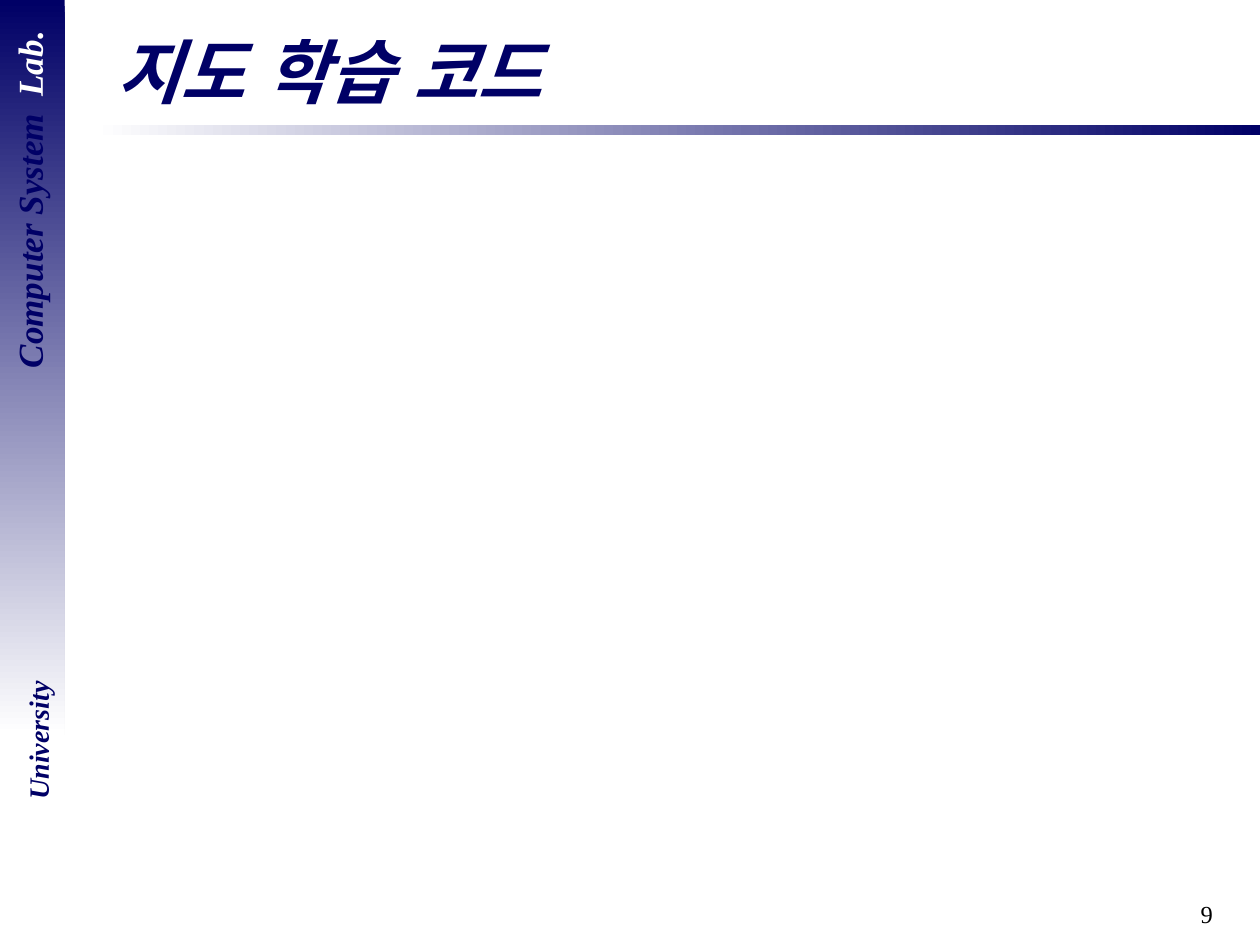
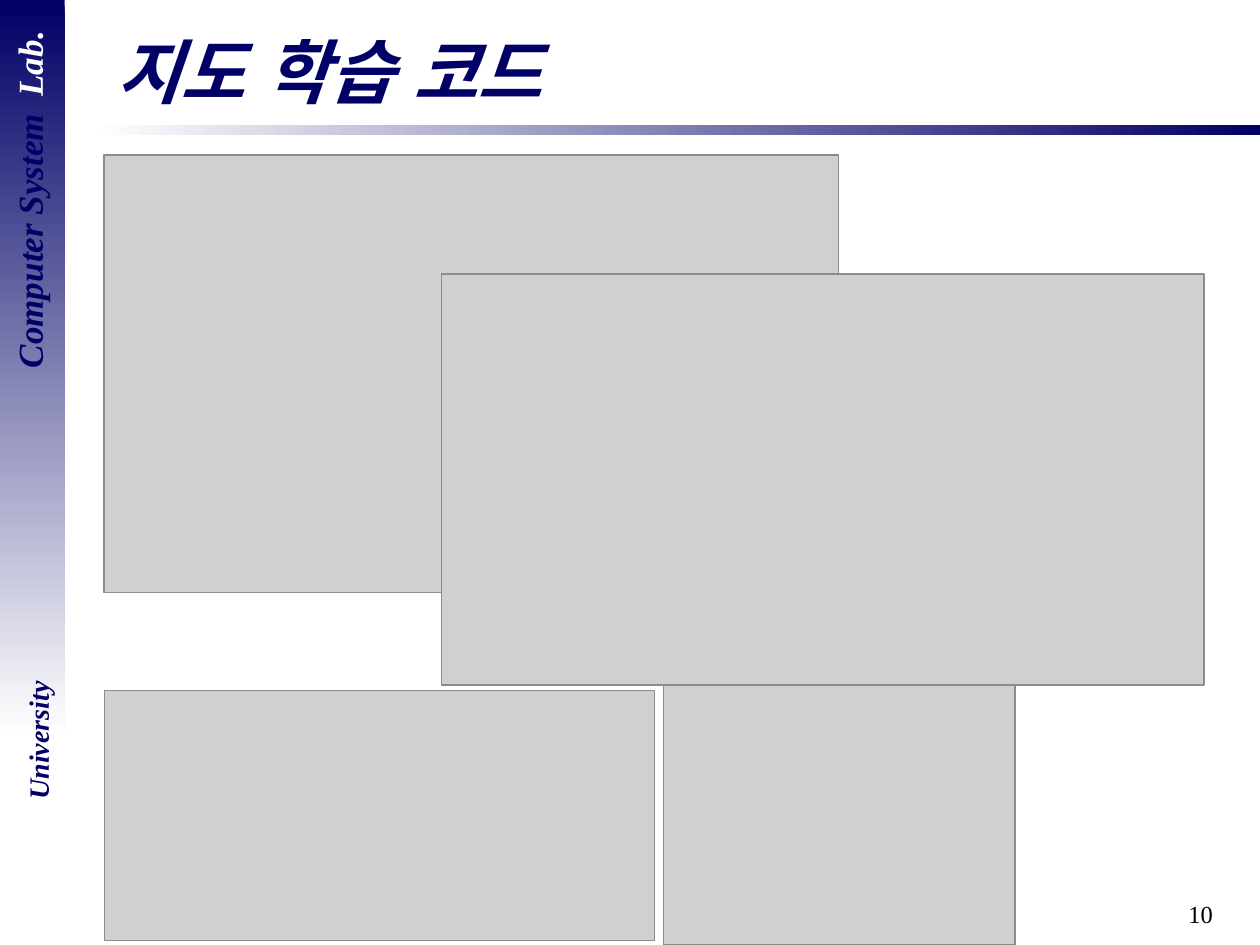
Before and after one commit to DevelopLee20/SNN, a slide deck: slide 10 of cs semina/06_Serogate-1.pptx (slide 9 before the commit). Drawn at 1260x945 pixels with LibreOffice and Linux fonts; fonts in the diff are those of the drawing; grey boxes stand for pictures; background and template pictures are left out. Boxes give left, top, right and bottom in pixels: in the first picture for what was removed or moved away, otherwise in the second. Text is boxed around its words. In the diff, an @@ line names an element or a change of style, - is before the commit and + after.

```diff
--- a/cs semina/06_Serogate-1.pptx
+++ b/cs semina/06_Serogate-1.pptx
@@ picture added at [105, 155, 839, 592] @@
@@ picture added at [441, 275, 1203, 685] @@
@@ picture added at [664, 685, 1016, 945] @@
@@ picture added at [105, 690, 655, 940] @@
@@ page number at [1188, 906, 1213, 924]: text changed @@
-9
+10
```
Also in this commit, not shown: 10 other slides changed, 3 slides added, 1 other file.
